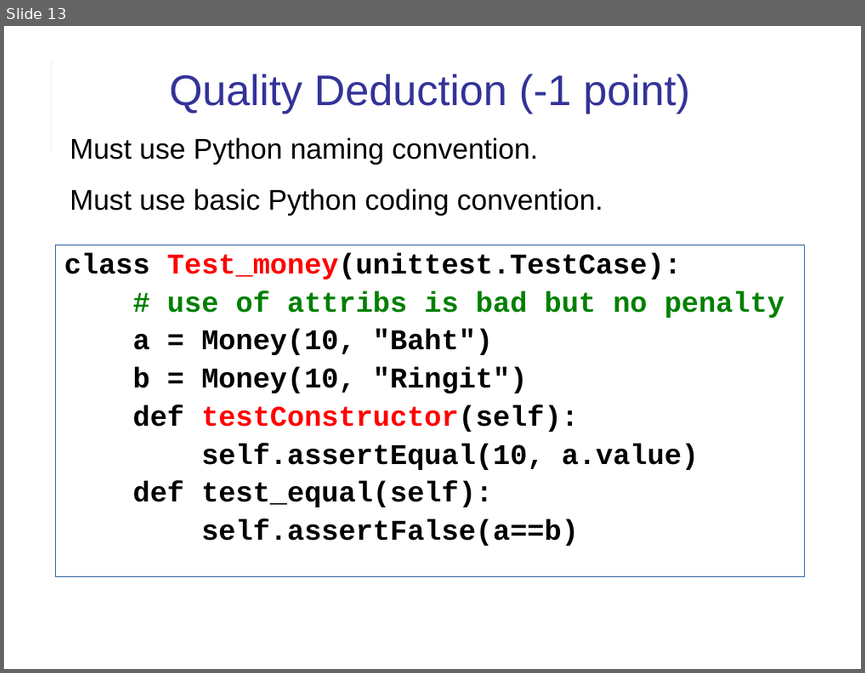
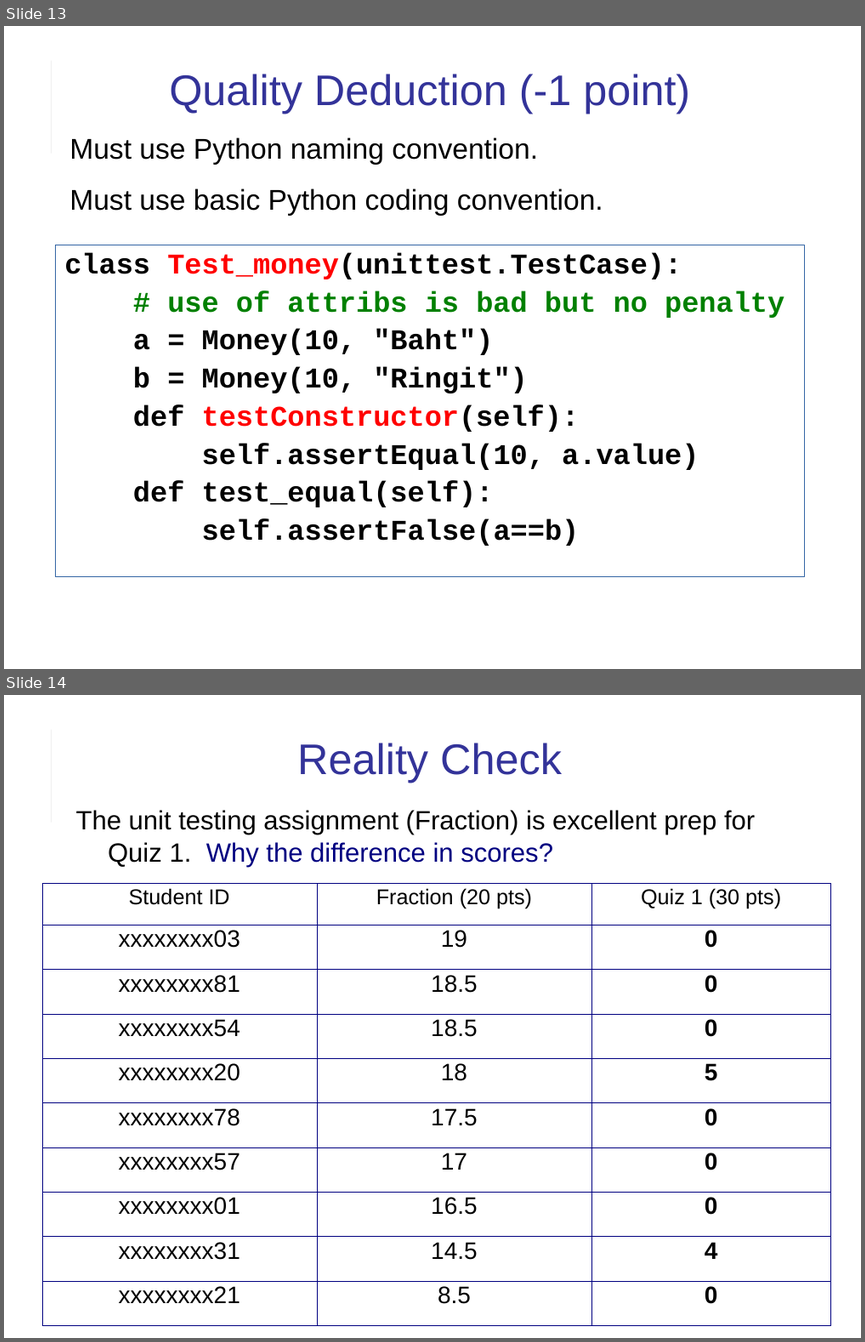
Before and after one commit to cpske/ISP, a slide deck: assignment/feedback/Quiz1-feedback.ppt. Shown one above the other, each under a label of ours: slide 13 before the commit, slides 13 and 14 after it. The pictures are 865x673 and 865x1342 pixels, drawn with LibreOffice and Linux fonts; fonts in the diff are those of the drawing. Boxes give left, top, right and bottom in pixels: in the first picture for what was removed or moved away, otherwise in the second. Text is boxed around its words. In the diff, an @@ line names an element or a change of style, - is before the commit and + after.

```diff
--- a/assignment/feedback/Quiz1-feedback.ppt
+++ b/assignment/feedback/Quiz1-feedback.ppt
@@ slide 14 added at [4, 695, 861, 1338], background #FFFFFF; not listed: 2 template elements that a slide beside it also shows @@
@@ title added at [297, 743, 562, 783], 36 pt, text #333399 @@
+Reality Check
@@ text added at [76, 810, 755, 867], 22.2 pt, text #000000 @@
+The unit testing assignment (Fraction) is excellent prep for Quiz 1. Why the difference in scores?
@@ table added at [41, 884, 831, 1326], 10 rows, 3 columns @@
+Student ID | Fraction (20 pts) | Quiz 1 (30 pts)
+xxxxxxxx03 | 19 | 0
+xxxxxxxx81 | 18.5 | 0
+xxxxxxxx54 | 18.5 | 0
+xxxxxxxx20 | 18 | 5
+xxxxxxxx78 | 17.5 | 0
+xxxxxxxx57 | 17 | 0
+xxxxxxxx01 | 16.5 | 0
+xxxxxxxx31 | 14.5 | 4
+xxxxxxxx21 | 8.5 | 0
```
Also in this commit, not shown: 7 slides changed, 1 other slide added, 4 other files.
